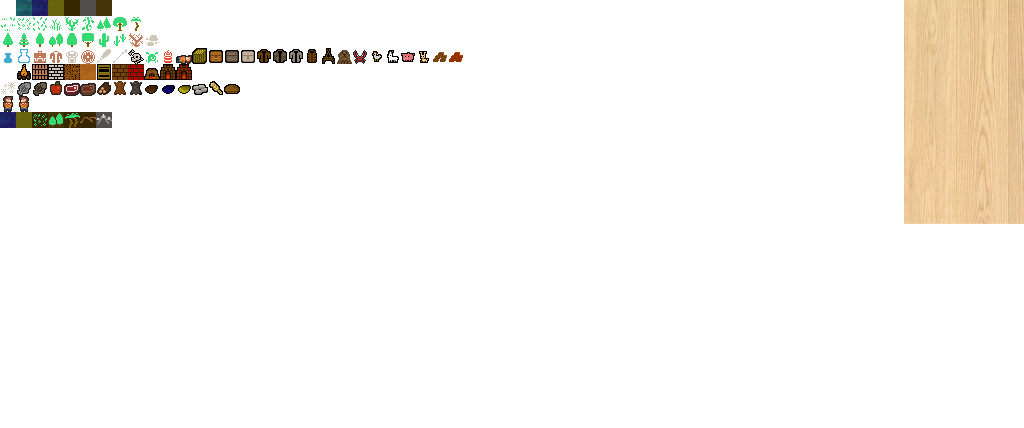
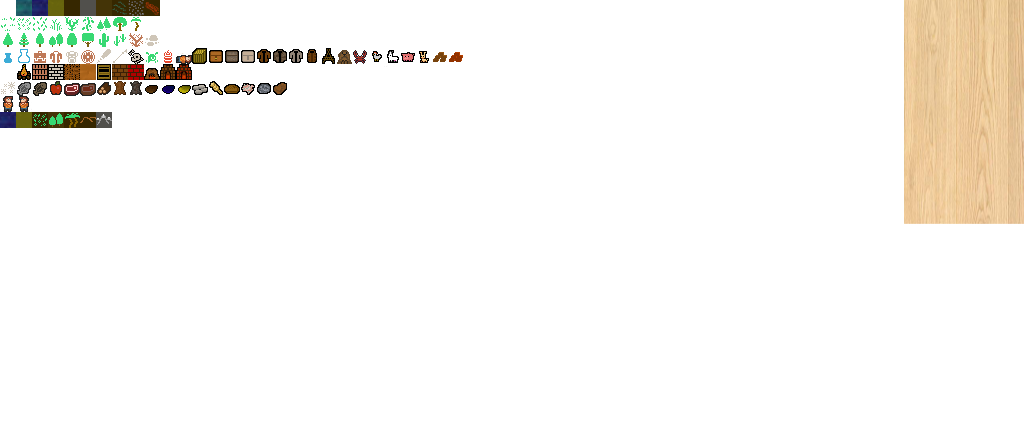
Comparing the layer stacks of the two 1024×428 images. Changes:
painted on "tilesheet.png" over 112, 0, 287, 95
